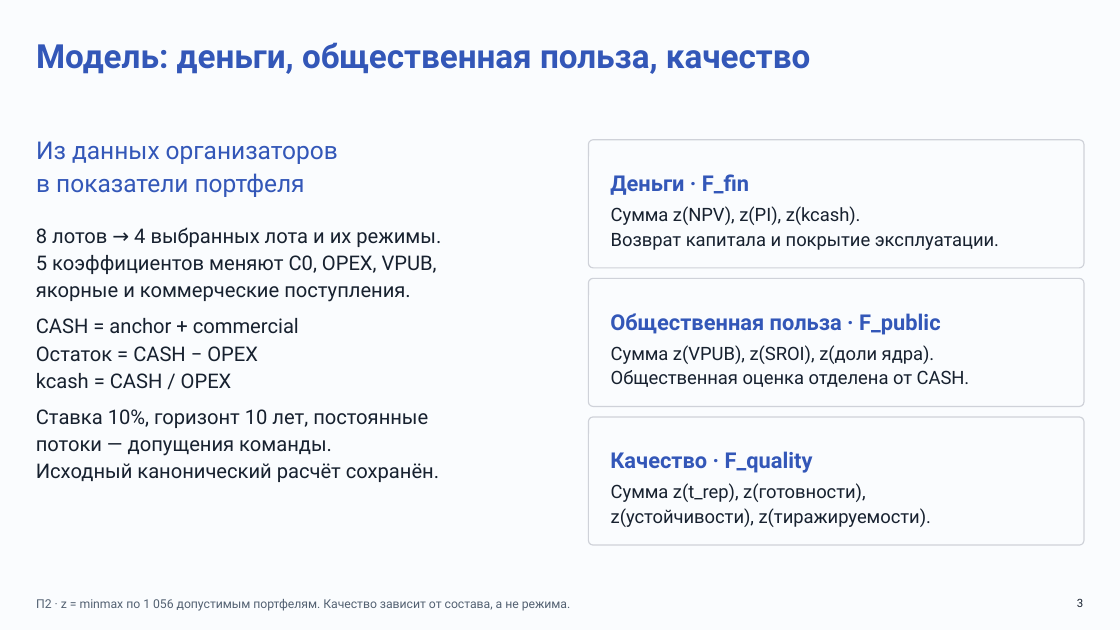
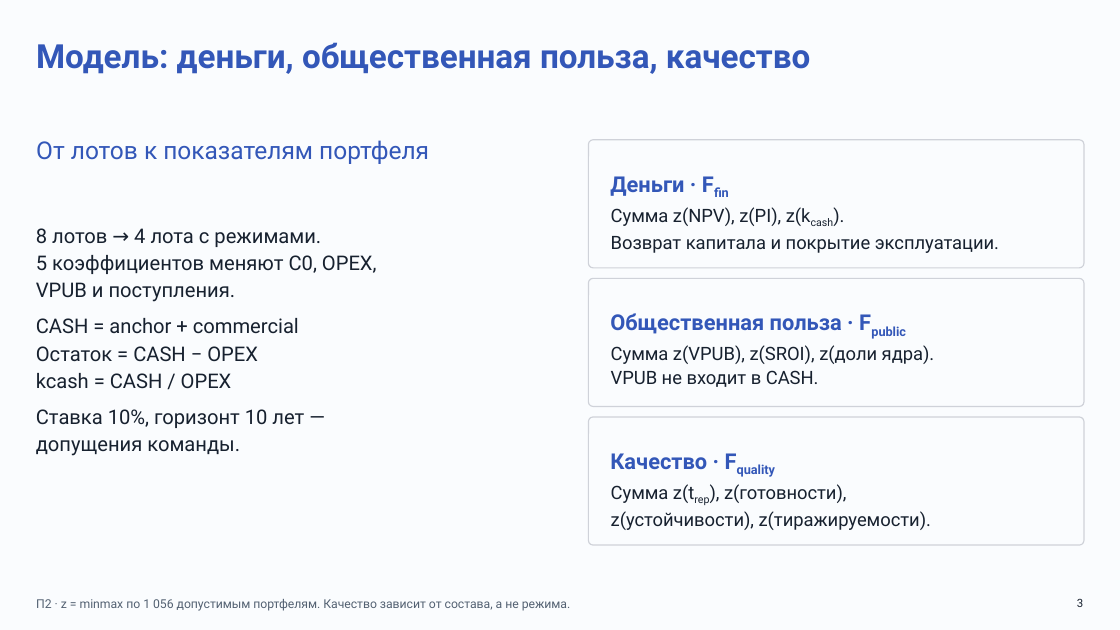
Before and after one commit to Mihail239239/Clodex_Cosmoton, a slide deck: slide 3 of presentation.pptx. Drawn at 1120x630 pixels with LibreOffice and Linux fonts; fonts in the diff are those of the drawing. Boxes give left, top, right and bottom in pixels: in the first picture for what was removed or moved away, otherwise in the second. Text is boxed around its words. In the diff, an @@ line names an element or a change of style, - is before the commit and + after.

```diff
--- a/presentation.pptx
+++ b/presentation.pptx
@@ text at box(36, 140, 429, 164): text changed @@
-Из данных организаторов
-в показатели портфеля
+От лотов к показателям портфеля
@@ text at box(610, 176, 684, 196): text changed @@
-Деньги · F_fin
+Деньги · Ffin
@@ text "Сумма z(NPV), z(PI), z(kcash)." at box(611, 207, 999, 253): now subscript in "z(kcash)."; indent changed @@
@@ text at box(36, 228, 377, 302): text changed @@
-8 лотов → 4 выбранных лота и их режимы.
-5 коэффициентов меняют C0, OPEX, VPUB,
-якорные и коммерческие поступления.
+8 лотов → 4 лота с режимами.
+5 коэффициентов меняют C0, OPEX,
+VPUB и поступления.
@@ text at box(610, 313, 842, 334): text changed @@
-Общественная польза · F_public
+Общественная польза · Fpublic
@@ text at box(611, 370, 819, 387): text changed @@
-Общественная оценка отделена от CASH.
+VPUB не входит в CASH.
@@ text at box(36, 409, 304, 456): text changed @@
-Ставка 10%, горизонт 10 лет, постоянные
-потоки — допущения команды.
-Исходный канонический расчёт сохранён.
+Ставка 10%, горизонт 10 лет —
+допущения команды.
@@ text at box(610, 453, 707, 469): text changed @@
-Качество · F_quality
+Качество · Fquality
@@ text at box(611, 484, 846, 503): text changed @@
-Сумма z(t_rep), z(готовности),
+Сумма z(trep), z(готовности),
@@ text at box(611, 511, 931, 530): indent changed @@
```
Also in this commit, not shown: 11 other slides changed, 1 other file.
